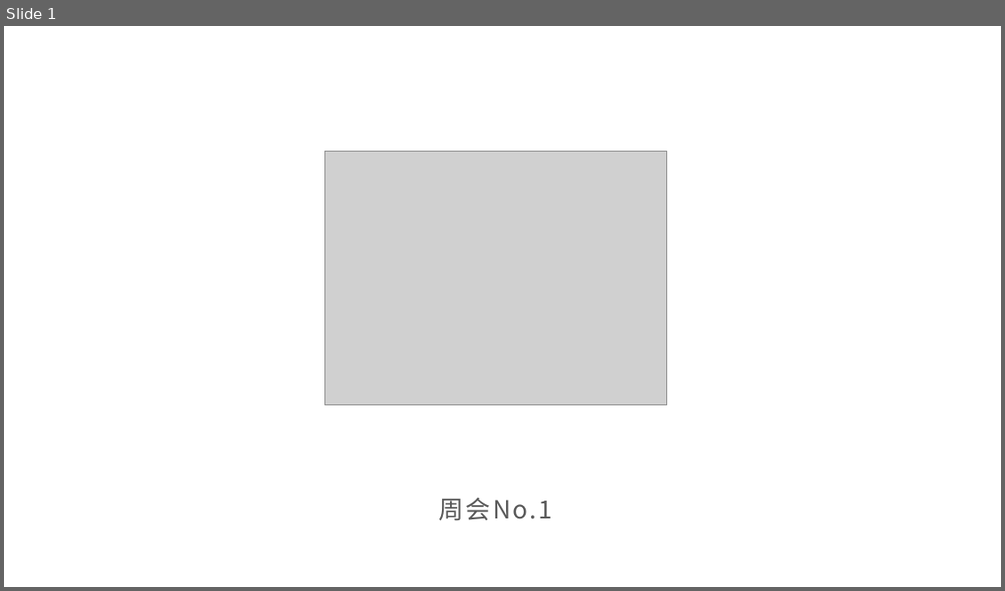
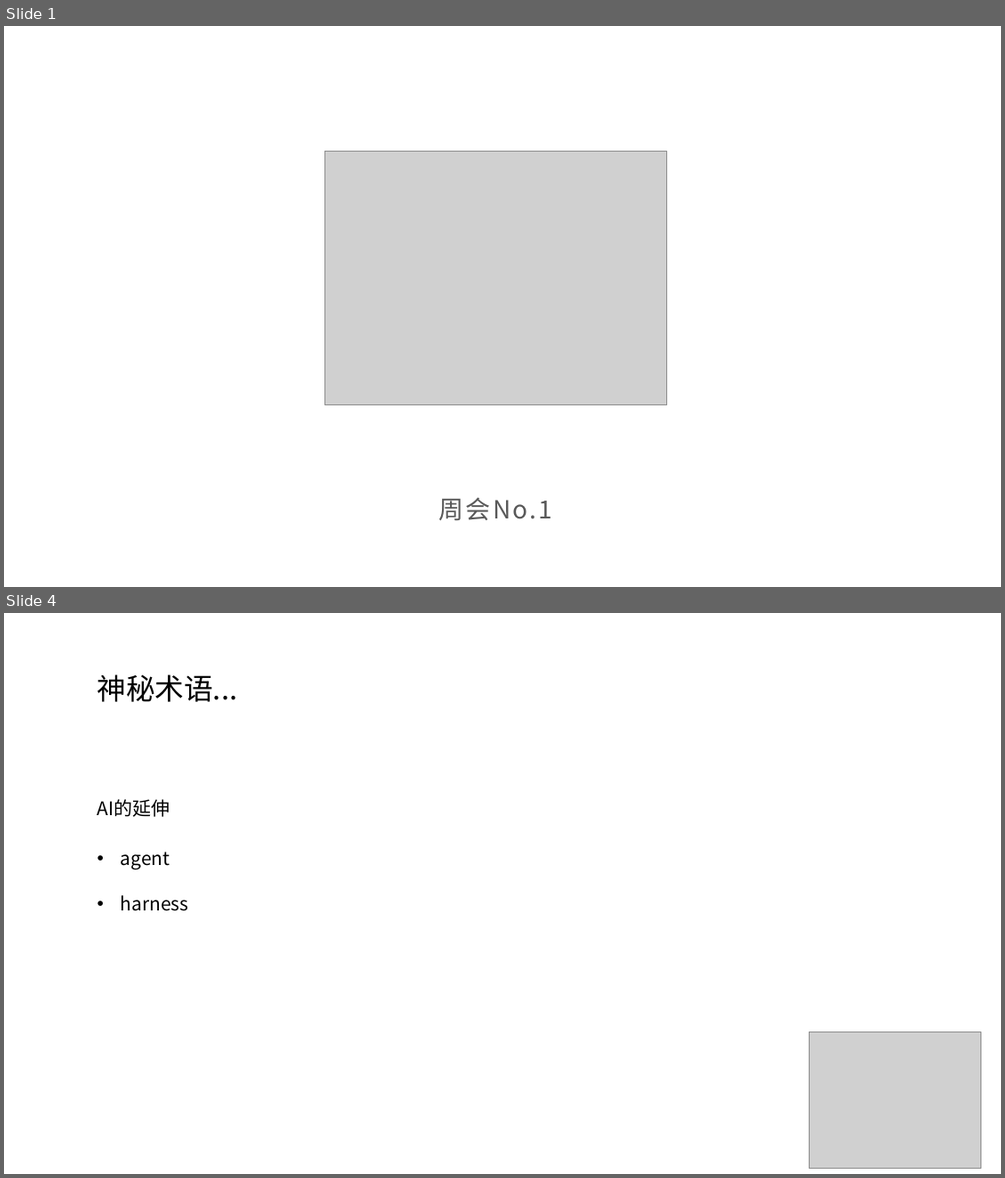
Before and after one commit to SCPZ24/AgentFlow-Salon, a slide deck: Meeting01.pptx. Shown one above the other, each under a label of ours: slide 1 before the commit, slides 1 and 4 after it; the slides between them are not shown. The pictures are 1005x591 and 1005x1178 pixels, drawn with LibreOffice and Linux fonts; fonts in the diff are those of the drawing; grey boxes stand for pictures. Boxes give left, top, right and bottom in pixels: in the first picture for what was removed or moved away, otherwise in the second. Text is boxed around its words. In the diff, an @@ line names an element or a change of style, - is before the commit and + after.

```diff
--- a/Meeting01.pptx
+++ b/Meeting01.pptx
@@ slide 4 added at (4,613,1001,1174), background #FFFFFF @@
@@ text added at (97,674,238,702), 28 pt, text #000000 @@
+神秘术语...
@@ text added at (97,799,170,817), 18 pt, text #000000 @@
+AI的延伸
@@ text added at (121,852,189,911), 18 pt, text #000000 @@
+• agent
+• harness
@@ picture added at (809,1032,981,1167) @@
```
Also in this commit, not shown: 8 other slides added, 1 slide removed.
